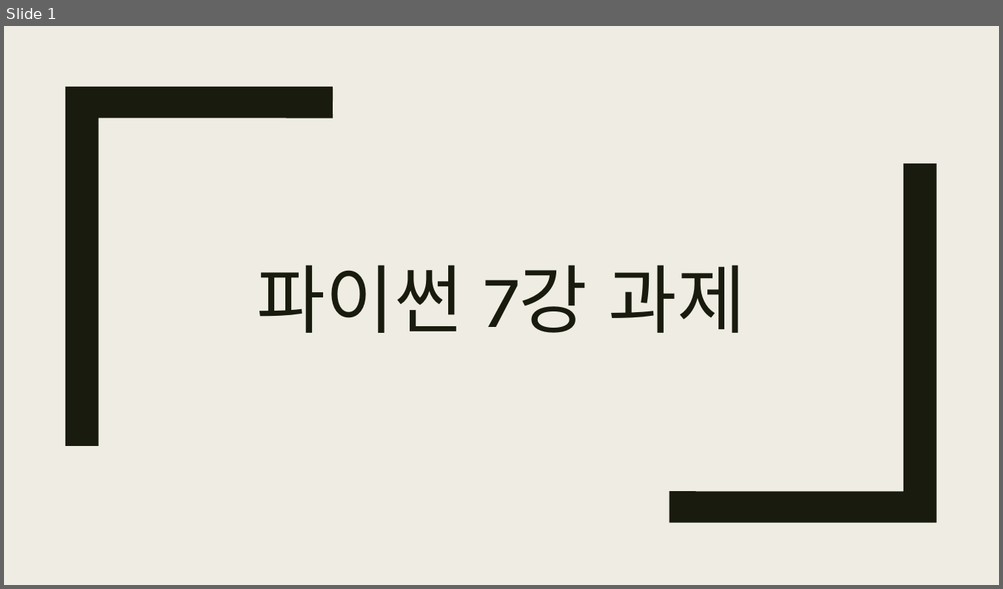
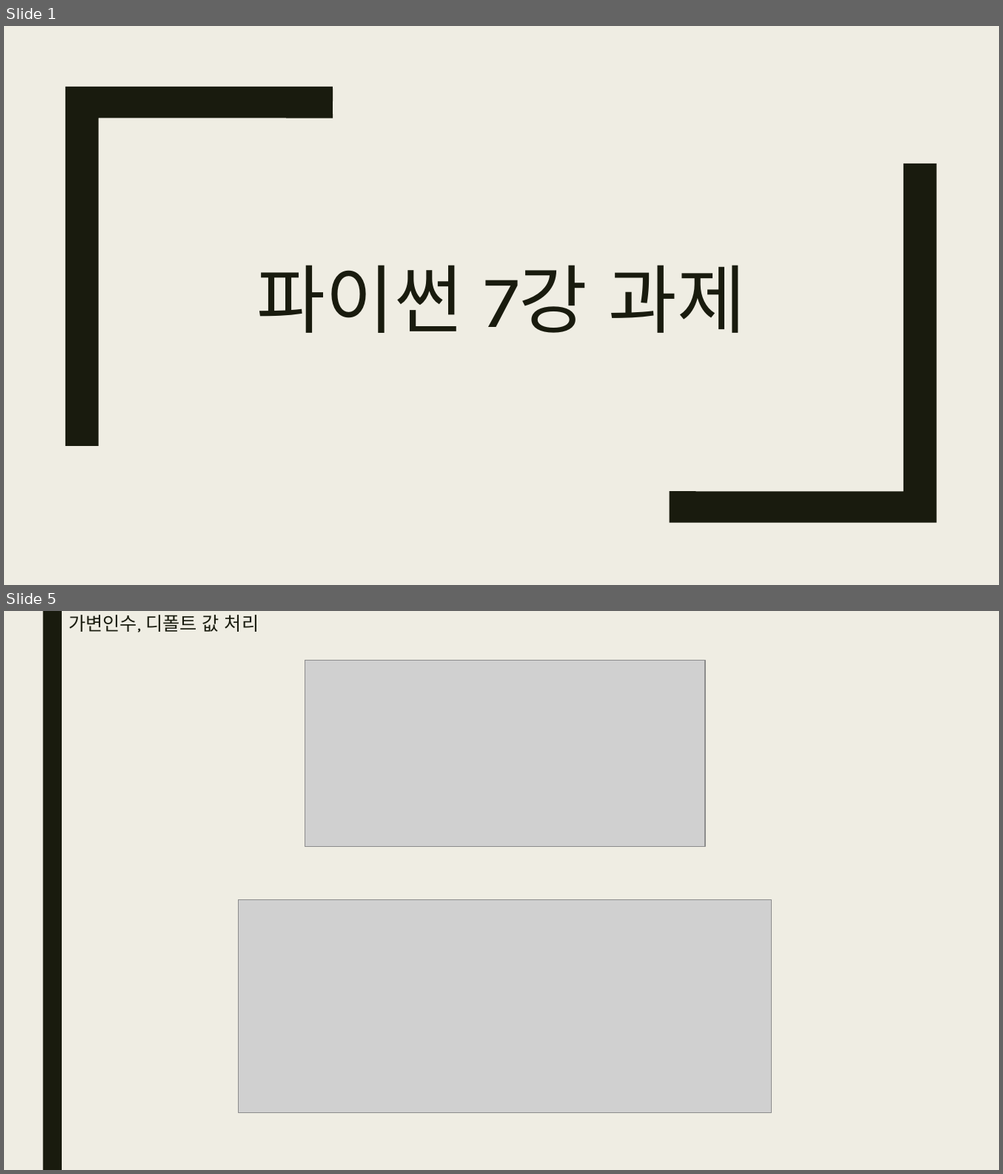
Before and after one commit to bino0130/politec-python, a slide deck: 파이썬 과제/파이썬 7강 과제 남정현.pptx. Shown one above the other, each under a label of ours: slide 1 before the commit, slides 1 and 5 after it; the slides between them are not shown. The pictures are 1003x589 and 1003x1174 pixels, drawn with LibreOffice and Linux fonts; fonts in the diff are those of the drawing; grey boxes stand for pictures. Boxes give left, top, right and bottom in pixels: in the first picture for what was removed or moved away, otherwise in the second. Text is boxed around its words. In the diff, an @@ line names an element or a change of style, - is before the commit and + after.

```diff
--- a/파이썬 과제/파이썬 7강 과제 남정현.pptx
+++ b/파이썬 과제/파이썬 7강 과제 남정현.pptx
@@ slide 5 added at bbox=[4, 611, 999, 1170], background #EFEDE3 @@
@@ rectangle added at bbox=[42, 611, 62, 1170], fill #191B0E @@
@@ title added at bbox=[68, 615, 259, 632], 18 pt, text #191B0E @@
+가변인수, 디폴트 값 처리
@@ picture added at bbox=[304, 661, 706, 847] @@
@@ picture added at bbox=[239, 900, 771, 1113] @@
```
Also in this commit, not shown: 1 slide changed, 8 other slides added, 2 other files.
